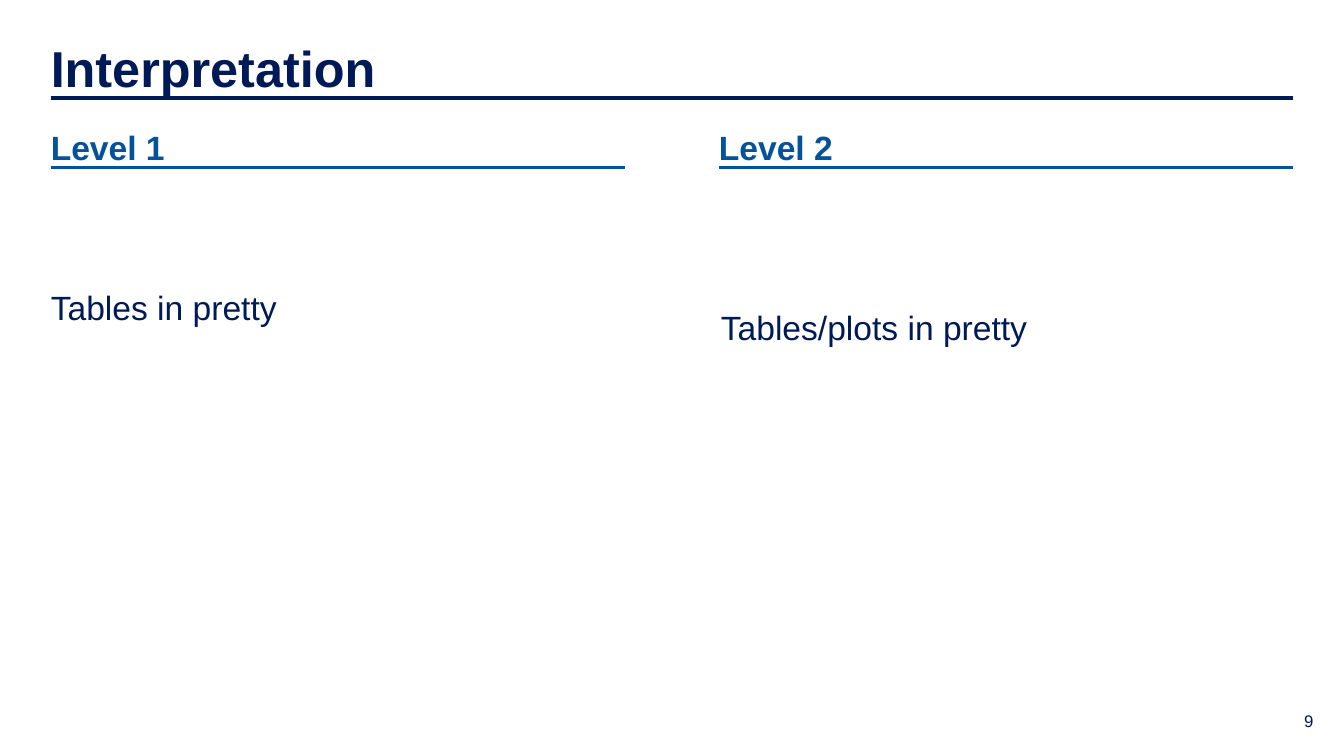
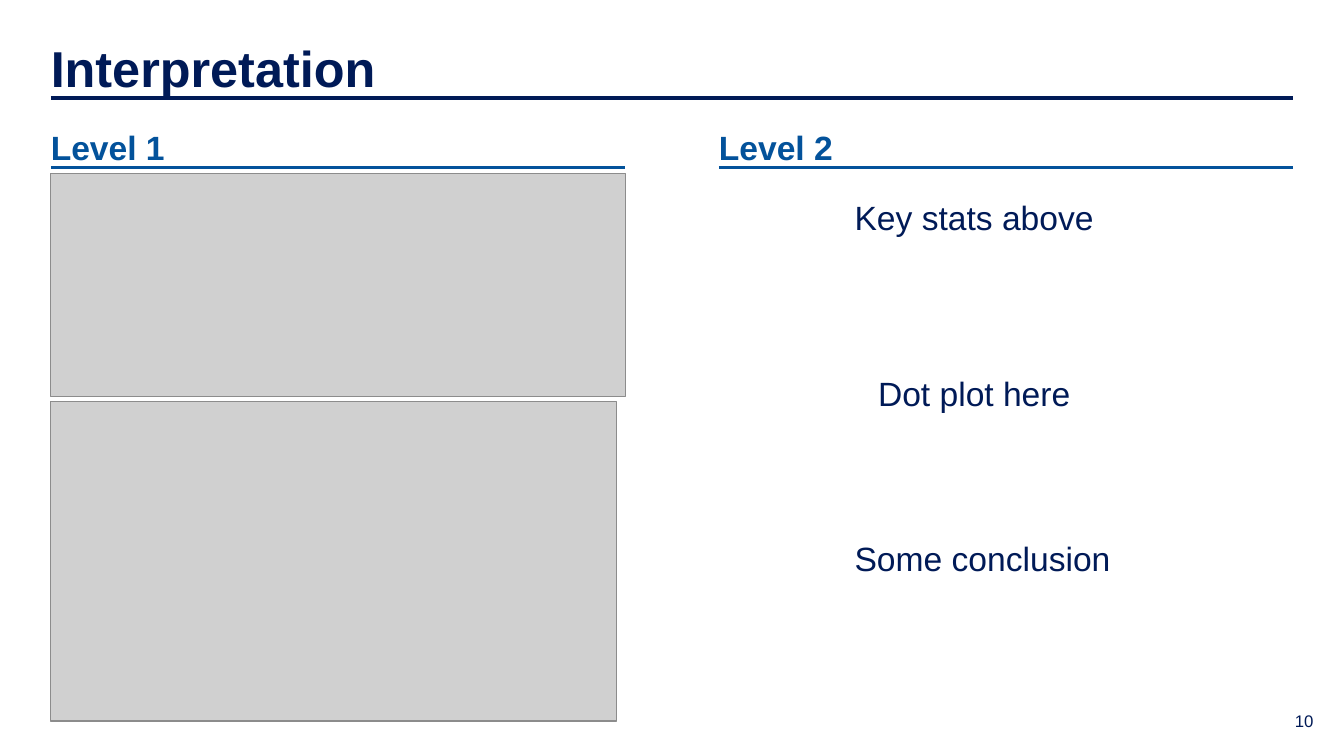
Before and after one commit to IDS-702-F21/team-project-2-streetrx-and-voting-in-nc-yellowfellows, a slide deck: slide 10 of Presentation/slide_deck.pptx (slide 9 before the commit). Drawn at 1344x756 pixels with LibreOffice and Linux fonts; fonts in the diff are those of the drawing; grey boxes stand for pictures; background and template pictures are left out. Boxes give left, top, right and bottom in pixels: in the first picture for what was removed or moved away, otherwise in the second. Text is boxed around its words. In the diff, an @@ line names an element or a change of style, - is before the commit and + after.

```diff
--- a/Presentation/slide_deck.pptx
+++ b/Presentation/slide_deck.pptx
@@ picture added at (50, 173, 625, 396) @@
@@ text added at (855, 205, 1094, 237), 24 pt, text #001A57 @@
+Key stats above
@@ text removed at (51, 295, 277, 327) @@
-Tables in pretty
@@ text removed at (721, 315, 1027, 347) @@
-Tables/plots in pretty
@@ text added at (878, 381, 1070, 413), 24 pt, text #001A57 @@
+Dot plot here
@@ picture added at (50, 402, 616, 722) @@
@@ text added at (855, 546, 1111, 572), 24 pt, text #001A57 @@
+Some conclusion
@@ rectangle added at (29, 650, 204, 735), fill #FFFFFF, outline #FFFFFF 1 pt @@
@@ page number at (1295, 715, 1314, 727): text changed @@
-9
+10
```
Also in this commit, not shown: 2 other slides changed, 1 slide added.
